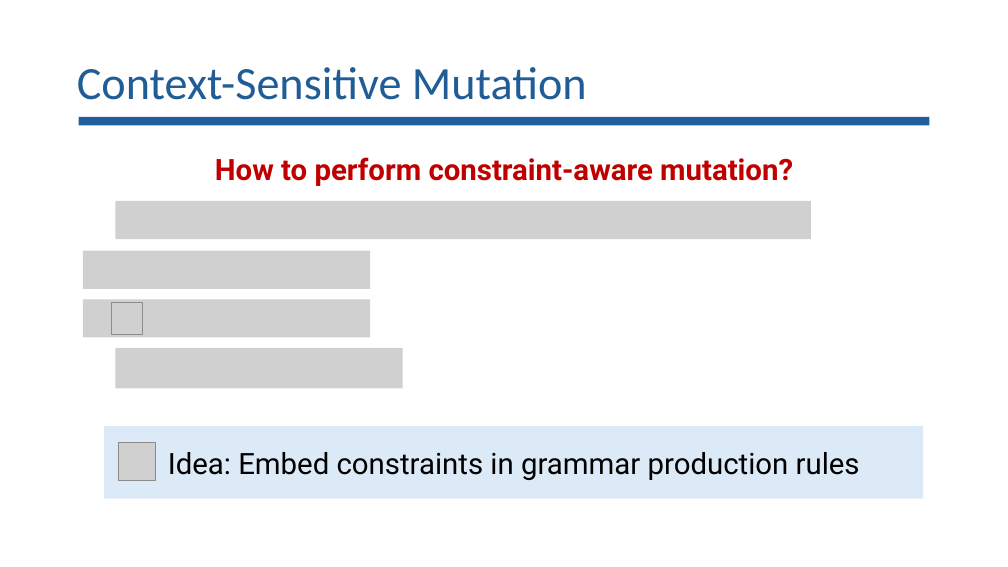
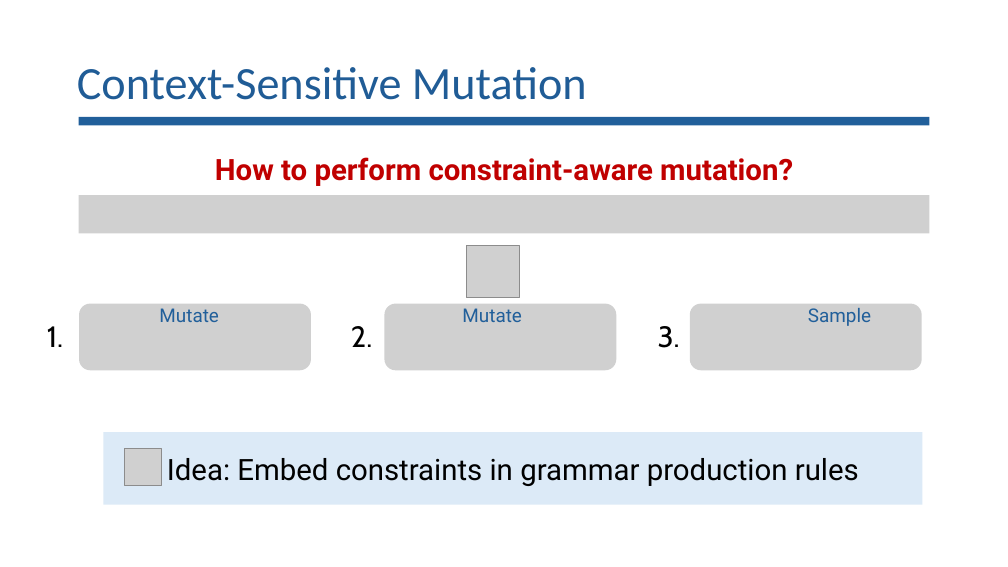
Before and after one commit to lorchrob/goblin_slides, a slide deck: slide 13 of goblin_slides.pptx. Drawn at 1008x567 pixels with LibreOffice and Linux fonts; fonts in the diff are those of the drawing; grey boxes stand for pictures. Boxes give left, top, right and bottom in pixels: in the first picture for what was removed or moved away, otherwise in the second. Text is boxed around its words. In the diff, an @@ line names an element or a change of style, - is before the commit and + after.

Commit message:
More work on slides

```diff
--- a/goblin_slides.pptx
+++ b/goblin_slides.pptx
@@ picture resized from (x1=116, y1=201, x2=811, y2=239) to (x1=79, y1=195, x2=929, y2=233) @@
@@ picture removed at (x1=83, y1=251, x2=371, y2=289) @@
@@ picture resized from (x1=111, y1=303, x2=143, y2=335) to (x1=467, y1=245, x2=520, y2=298) @@
@@ picture removed at (x1=83, y1=299, x2=371, y2=337) @@
@@ text added at (x1=47, y1=326, x2=63, y2=347), 28 pt, text #000000 @@
+1.
@@ picture added at (x1=79, y1=304, x2=312, y2=371) @@
@@ text added at (x1=159, y1=308, x2=219, y2=322), 18 pt, text #215F9A @@
+Mutate
@@ text added at (x1=351, y1=326, x2=372, y2=347), 28 pt, text #000000 @@
+2.
@@ picture added at (x1=385, y1=304, x2=617, y2=371) @@
@@ text added at (x1=462, y1=308, x2=522, y2=322), 18 pt, text #215F9A @@
+Mutate
@@ text added at (x1=658, y1=326, x2=680, y2=348), 28 pt, text #000000 @@
+3.
@@ picture added at (x1=690, y1=304, x2=922, y2=371) @@
@@ text added at (x1=808, y1=308, x2=871, y2=326), 18 pt, text #215F9A @@
+Sample
@@ picture removed at (x1=116, y1=348, x2=403, y2=389) @@
@@ rectangle "Idea: Embed constraints in grammar ..." moved from (x1=104, y1=426, x2=923, y2=499) to (x1=104, y1=433, x2=923, y2=505) @@
@@ picture moved from (x1=119, y1=443, x2=156, y2=480) to (x1=124, y1=448, x2=161, y2=485) @@
```
Also in this commit, not shown: 4 other slides changed.
